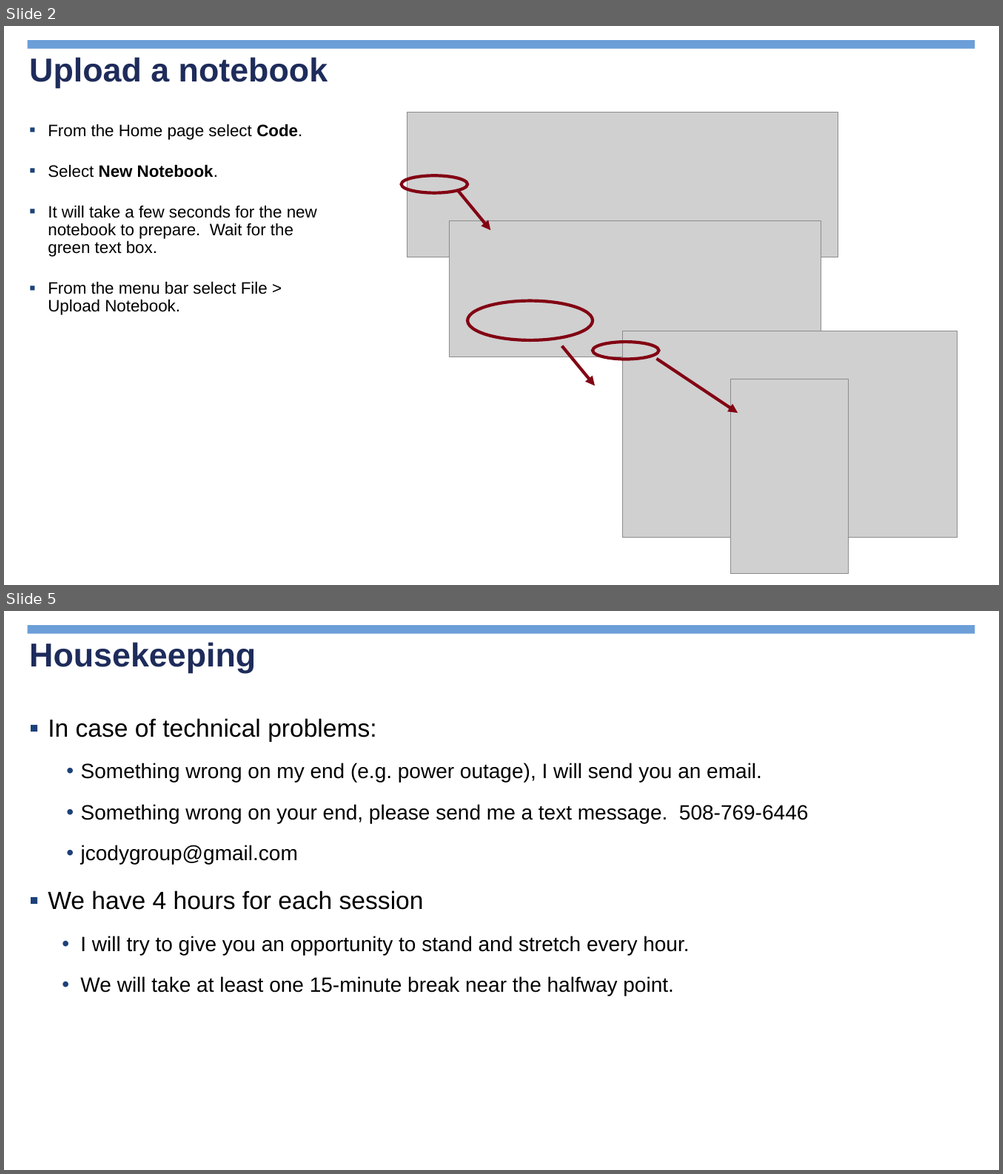
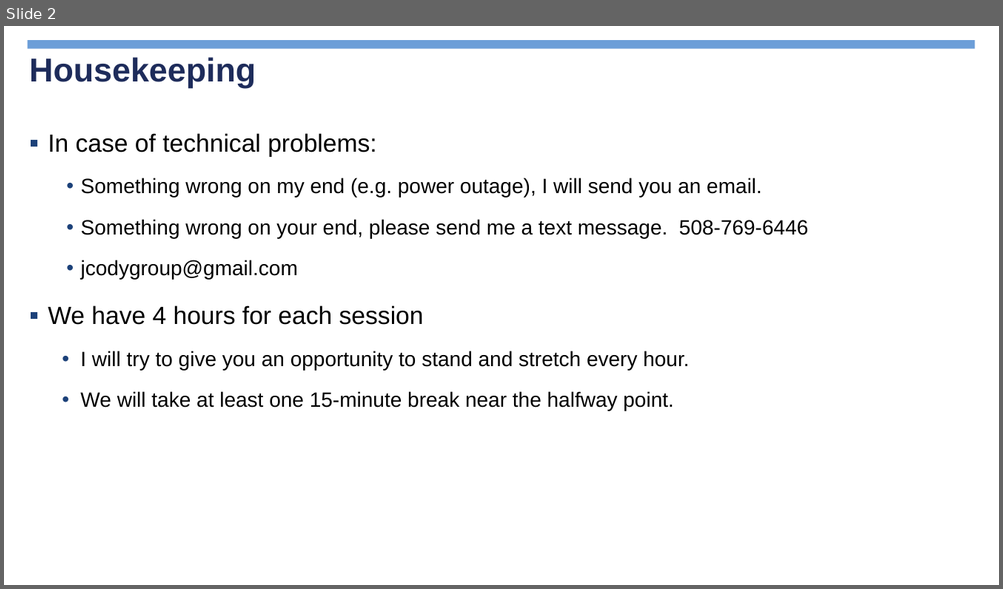
Before and after one commit to jimcody2014/Python-CDC, a slide deck: Dashboards/notes/Python Dashboards.pptx. Shown one above the other, each under a label of ours: slides 2 and 5 before the commit, slide 2 after it; the slides between them are not shown. The pictures are 1003x1174 and 1003x589 pixels, drawn with LibreOffice and Linux fonts; fonts in the diff are those of the drawing; grey boxes stand for pictures; background and template pictures are left out. Boxes give left, top, right and bottom in pixels: in the first picture for what was removed or moved away, otherwise in the second. Text is boxed around its words. In the diff, an @@ line names an element or a change of style, - is before the commit and + after.

```diff
--- a/Dashboards/notes/Python Dashboards.pptx
+++ b/Dashboards/notes/Python Dashboards.pptx
@@ slide 2 removed at box(4, 26, 999, 585), background picture (left out); not listed: 1 template element that a slide beside it also shows @@
@@ title removed at box(29, 57, 328, 88) @@
-Upload a notebook
@@ picture removed at box(407, 112, 838, 257) @@
@@ text removed at box(48, 124, 317, 315) @@
-▪ From the Home page select Code.
-▪ Select New Notebook.
-▪ It will take a few seconds for the new notebook to prepare. Wait for the green text box.
-▪ From the menu bar select File > Upload Notebook.
@@ ellipse removed at box(401, 176, 467, 193) @@
@@ arrow removed from (458, 191) to (490, 230) @@
@@ picture removed at box(449, 221, 821, 358) @@
@@ ellipse removed at box(467, 301, 593, 340) @@
@@ picture removed at box(623, 332, 957, 538) @@
@@ arrow removed from (562, 346) to (595, 386) @@
@@ ellipse removed at box(593, 342, 659, 360) @@
@@ arrow removed from (657, 359) to (737, 413) @@
@@ picture removed at box(731, 380, 848, 574) @@
@@ page number removed at box(767, 547, 991, 577) @@
-2
@@ what was slide 5 is now slide 2 @@
```
Also in this commit, not shown: 1 slide changed, 3 slides added, 4 other slides removed, 44 other files.
